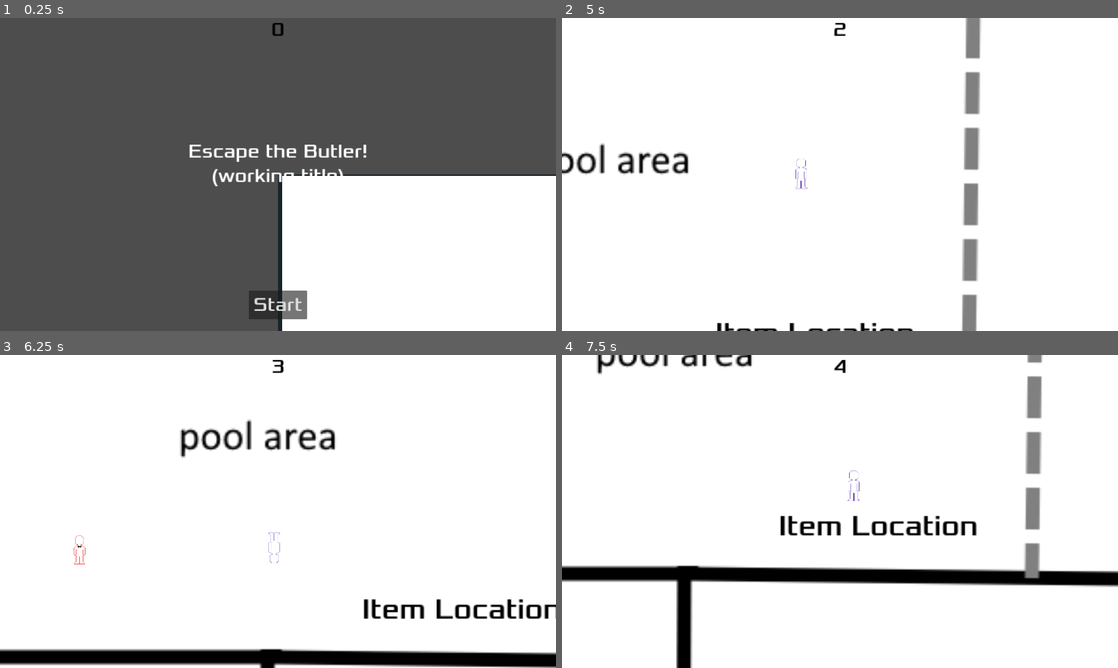
Above: before the commit, frames 1-4 (two rows, left to right).
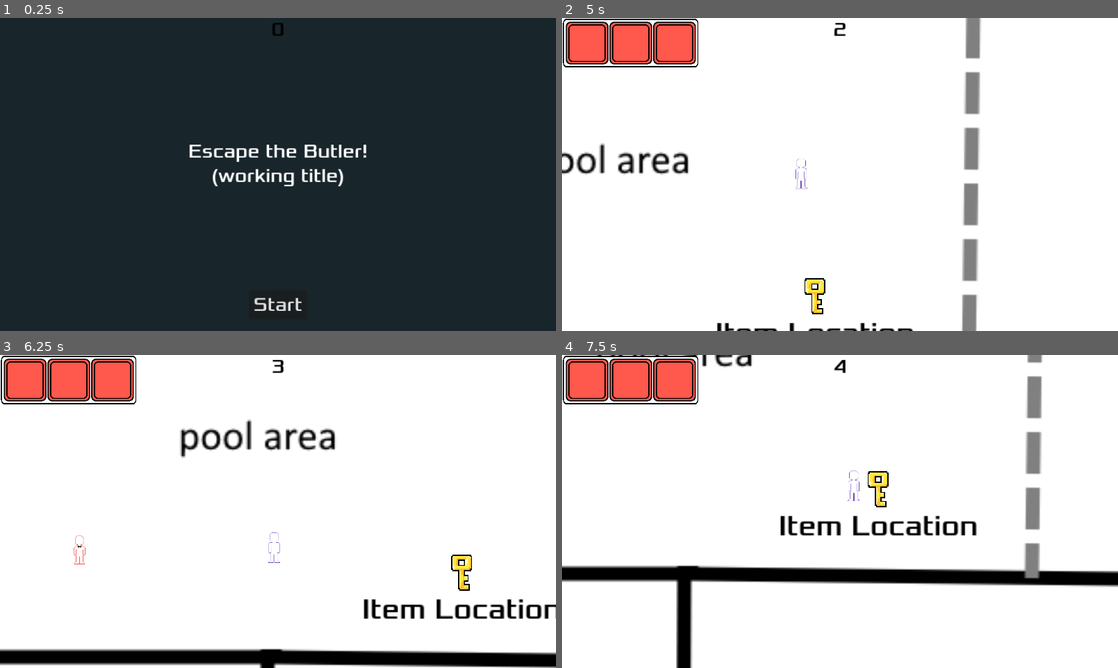
Above: after the commit, the same moments.

Repository: aidanln/1501-final-project
Game: Godot game, scene res://main.tscn
Same seed, same stepped clock (60 frames per second), same inputs: the game is played once before the commit and once after it.
Inputs:
- Up to frame 1 (0.25 s): no input
- Up to frame 2 (5 s): click "Start" at 0.5 s; hold Right (move_right) 1.28-2.03 s; hold Down (move_down) 2.03-2.78 s; hold Right (move_right) 2.78-3.53 s; hold Up (move_up) 3.53-4.28 s; hold Left (move_left) from 4.28 s (still down)
- Up to frame 3 (6.25 s): release Left (move_left) at 5.78 s; hold Down (move_down) from 5.78 s (still down)
- Up to frame 4 (7.5 s): release Down (move_down) at 6.53 s; hold Right (move_right) 6.53-7.28 s; hold Up (move_up) from 7.28 s (still down)

The runs differ from the first frame. In frame 1, 98% of the frame differs, in the area x 0-100%, y 0-100%; in frame 2, 3.7%; in frame 3, 3.8%; in frame 4, 3.8%.

Commit message:
Item pickup and Inventory has been fully set up!

Diff:
--- /dev/null
+++ b/godotExample/inventory/inventory.gd
@@ -0,0 +1,14 @@
+extends Resource
+
+class_name Inventory
+
+@export var inventory: Array
+
+signal updated
+
+func add(item) :
+    for i in range(inventory.size()):
+        if !inventory[i]:
+            inventory[i] = item
+            break
+    updated.emit()
--- /dev/null
+++ b/godotExample/inventory/inventory.tscn
@@ -0,0 +1,41 @@
+[gd_scene load_steps=4 format=3 uid="uid://nh1janlcs8v1"]
+
+[ext_resource type="Texture2D" uid="uid://cp1jya0it1jd1" path="res://art/inventory back.png" id="1_2lyir"]
+[ext_resource type="Script" path="res://inventory/inventory_gui.gd" id="1_vhtt8"]
+[ext_resource type="PackedScene" uid="uid://dtmag3fmcueg" path="res://inventory/inventory_slot.tscn" id="2_vytgd"]
+
+[node name="Control" type="Control"]
+layout_mode = 3
+anchors_preset = 0
+offset_right = 40.0
+offset_bottom = 40.0
+script = ExtResource("1_vhtt8")
+
+[node name="NinePatchRect" type="NinePatchRect" parent="."]
+layout_mode = 0
+offset_left = 1.0
+offset_top = -3.0
+offset_right = 474.0
+offset_bottom = 176.0
+texture = ExtResource("1_2lyir")
+
+[node name="GridContainer" type="GridContainer" parent="NinePatchRect"]
+layout_mode = 1
+anchors_preset = 4
+anchor_top = 0.5
+anchor_bottom = 0.5
+offset_left = 13.0
+offset_top = -73.5
+offset_right = 465.0
+offset_bottom = 74.5
+grow_vertical = 2
+columns = 3
+
+[node name="Panel" parent="NinePatchRect/GridContainer" instance=ExtResource("2_vytgd")]
+layout_mode = 2
+
+[node name="Panel2" parent="NinePatchRect/GridContainer" instance=ExtResource("2_vytgd")]
+layout_mode = 2
+
+[node name="Panel3" parent="NinePatchRect/GridContainer" instance=ExtResource("2_vytgd")]
+layout_mode = 2
--- /dev/null
+++ b/godotExample/inventory/inventoryItem.gd
@@ -0,0 +1,6 @@
+extends Resource
+
+class_name InventoryItem
+
+@export var name: String = ""
+@export var texture: Texture2D
--- /dev/null
+++ b/godotExample/inventory/inventory_gui.gd
@@ -0,0 +1,12 @@
+extends Control
+
+@onready var inventory: Inventory = preload("res://inventory/playerinventory.tres")
+@onready var inventorySlots: Array = $NinePatchRect/GridContainer.get_children()
+
+func update() :
+	for i in range(min(inventory.inventory.size(), inventorySlots.size())) :
+		inventorySlots[i].update(inventory.inventory[i])
+
+func _ready():
+	inventory.updated.connect(update)
+	update()
--- /dev/null
+++ b/godotExample/inventory/inventory_slot.gd
@@ -0,0 +1,11 @@
+extends Panel
+
+@onready var slotSprite: Sprite2D = $Slot
+@onready var itemSprite: Sprite2D = $CenterContainer/Panel/Item
+
+func update(item: InventoryItem) :
+	if !item:
+		itemSprite.visible = false
+	else:
+		itemSprite.visible = true
+		itemSprite.texture = item.texture
--- /dev/null
+++ b/godotExample/inventory/inventory_slot.tscn
@@ -0,0 +1,33 @@
+[gd_scene load_steps=3 format=3 uid="uid://dtmag3fmcueg"]
+
+[ext_resource type="Script" path="res://inventory/inventory_slot.gd" id="1_fch0x"]
+[ext_resource type="Texture2D" uid="uid://cdecerdjjfidh" path="res://art/inventory slot.png" id="2_xruxs"]
+
+[node name="Panel" type="Panel"]
+self_modulate = Color(1, 1, 1, 0)
+custom_minimum_size = Vector2(147, 148)
+offset_left = 1.0
+offset_top = 1.0
+offset_right = 148.0
+offset_bottom = 149.0
+script = ExtResource("1_fch0x")
+
+[node name="Slot" type="Sprite2D" parent="."]
+position = Vector2(-0.737705, -0.737705)
+scale = Vector2(0.852459, 0.852459)
+texture = ExtResource("2_xruxs")
+centered = false
+offset = Vector2(-5, -5)
+
+[node name="CenterContainer" type="CenterContainer" parent="."]
+layout_mode = 0
+offset_left = 12.0
+offset_top = 13.0
+offset_right = 133.0
+offset_bottom = 137.0
+
+[node name="Panel" type="Panel" parent="CenterContainer"]
+layout_mode = 2
+
+[node name="Item" type="Sprite2D" parent="CenterContainer/Panel"]
+scale = Vector2(0.1, 0.1)
--- /dev/null
+++ b/godotExample/inventory/key.tres
@@ -0,0 +1,9 @@
+[gd_resource type="Resource" script_class="InventoryItem" load_steps=3 format=3 uid="uid://d322kgdwurswp"]
+
+[ext_resource type="Script" path="res://inventory/inventoryItem.gd" id="1_hptxh"]
+[ext_resource type="Texture2D" uid="uid://ba7mbjwk17v8f" path="res://art/c0274e0785c3672-4153522425.png" id="2_uj0g6"]
+
+[resource]
+script = ExtResource("1_hptxh")
+name = "Key"
+texture = ExtResource("2_uj0g6")
--- /dev/null
+++ b/godotExample/inventory/playerinventory.tres
@@ -0,0 +1,7 @@
+[gd_resource type="Resource" script_class="Inventory" load_steps=2 format=3 uid="uid://7oogkor15a0y"]
+
+[ext_resource type="Script" path="res://inventory/inventory.gd" id="2_jydc0"]
+
+[resource]
+script = ExtResource("2_jydc0")
+inventory = [null, null, null]
--- /dev/null
+++ b/godotExample/item.gd
@@ -0,0 +1,13 @@
+extends Area2D
+@export var itemResource: InventoryItem
+# Called when the node enters the scene tree for the first time.
+func _ready():
+	pass # Replace with function body.
+
+
+# Called every frame. 'delta' is the elapsed time since the previous frame.
+func _process(delta):
+	pass
+
+#func _on_area_entered(area:Area2D):
+	queue_free()
--- /dev/null
+++ b/godotExample/item.tscn
@@ -0,0 +1,30 @@
+[gd_scene load_steps=5 format=3 uid="uid://gmb3xi68m7nj"]
+
+[ext_resource type="Script" path="res://item.gd" id="1_2hw5b"]
+[ext_resource type="Script" path="res://inventory/inventoryItem.gd" id="2_4jgwe"]
+
+[sub_resource type="Resource" id="Resource_rcusb"]
+script = ExtResource("2_4jgwe")
+name = ""
+
+[sub_resource type="RectangleShape2D" id="RectangleShape2D_04cqo"]
+resource_local_to_scene = true
+size = Vector2(49, 81.1196)
+
+[node name="Item" type="Area2D"]
+collision_layer = 2
+script = ExtResource("1_2hw5b")
+itemResource = SubResource("Resource_rcusb")
+
+[node name="Key" type="Sprite2D" parent="."]
+z_index = 1
+position = Vector2(1.24999, 2.37498)
+scale = Vector2(0.0730574, 0.0800253)
+
+[node name="KeyHitbox" type="CollisionShape2D" parent="."]
+z_index = 1
+position = Vector2(1.24999, 2.37498)
+scale = Vector2(1, 1.054)
+shape = SubResource("RectangleShape2D_04cqo")
+
+[connection signal="area_entered" from="." to="." method="_on_area_entered"]
--- /dev/null
+++ b/godotExample/key.gd
@@ -0,0 +1,18 @@
+extends Area2D
+
+@onready var animation = $AnimationPlayer
+@export var itemResource: InventoryItem
+
+func _ready():
+	pass
+
+# Called every frame. 'delta' is the elapsed time since the previous frame.
+func _process(delta):
+	pass
+
+func _on_area_entered(area:Area2D):
+	animation.play("rotate")
+	await animation.animation_finished
+	var playerInventory = area.get_parent().get_inventory()
+	playerInventory.add(itemResource)
+	queue_free()
--- /dev/null
+++ b/godotExample/key.tscn
@@ -0,0 +1,63 @@
+[gd_scene load_steps=9 format=3 uid="uid://dbv5xw33fhslv"]
+
+[ext_resource type="PackedScene" uid="uid://gmb3xi68m7nj" path="res://item.tscn" id="1_ca62t"]
+[ext_resource type="Script" path="res://key.gd" id="2_def88"]
+[ext_resource type="Texture2D" uid="uid://ba7mbjwk17v8f" path="res://art/c0274e0785c3672-4153522425.png" id="2_puldb"]
+[ext_resource type="Resource" uid="uid://d322kgdwurswp" path="res://inventory/key.tres" id="3_rylyd"]
+
+[sub_resource type="RectangleShape2D" id="RectangleShape2D_dvdtm"]
+resource_local_to_scene = true
+size = Vector2(49, 81.1196)
+
+[sub_resource type="Animation" id="Animation_lifil"]
+length = 0.001
+tracks/0/type = "value"
+tracks/0/imported = false
+tracks/0/enabled = true
+tracks/0/path = NodePath("Key:rotation")
+tracks/0/interp = 1
+tracks/0/loop_wrap = true
+tracks/0/keys = {
+"times": PackedFloat32Array(0),
+"transitions": PackedFloat32Array(1),
+"update": 0,
+"values": [6.28319]
+}
+
+[sub_resource type="Animation" id="Animation_j3i7e"]
+resource_name = "rotate"
+length = 0.5
+tracks/0/type = "value"
+tracks/0/imported = false
+tracks/0/enabled = true
+tracks/0/path = NodePath("Key:rotation")
+tracks/0/interp = 1
+tracks/0/loop_wrap = true
+tracks/0/keys = {
+"times": PackedFloat32Array(0, 0.5),
+"transitions": PackedFloat32Array(1, 1),
+"update": 0,
+"values": [0.0, 6.28319]
+}
+
+[sub_resource type="AnimationLibrary" id="AnimationLibrary_67ued"]
+_data = {
+"RESET": SubResource("Animation_lifil"),
+"rotate": SubResource("Animation_j3i7e")
+}
+
+[node name="Key" instance=ExtResource("1_ca62t")]
+script = ExtResource("2_def88")
+itemResource = ExtResource("3_rylyd")
+
+[node name="Key" parent="." index="0"]
+rotation = 6.28319
+texture = ExtResource("2_puldb")
+
+[node name="KeyHitbox" parent="." index="1"]
+shape = SubResource("RectangleShape2D_dvdtm")
+
+[node name="AnimationPlayer" type="AnimationPlayer" parent="." index="2"]
+libraries = {
+"": SubResource("AnimationLibrary_67ued")
+}
--- a/godotExample/main.gd
+++ b/godotExample/main.gd
@@ -10,10 +10,16 @@
 	$HUD.update_score(score)
 	$HUD.show_message("Get Ready")
 	$Music.play()
+	$PlayArea.show()
+	$Path2D.set_process(true)
+	$CanvasLayer.show()
+
 
 # Called when the node enters the scene tree for the first time.
 func _ready():
-	pass # temporary
+	$PlayArea.hide()
+	$Path2D.set_process(false)
+	$CanvasLayer.hide()
 
 # Called every frame. 'delta' is the elapsed time since the previous frame.
 func _process(delta):
@@ -25,6 +31,9 @@
 	$HUD.show_game_over()
 	$Music.stop()
 	$DeathSound.play()
+	$PlayArea.hide()
+	$Path2D.set_process(false)
+	$CanvasLayer.hide()
 
 func _on_score_timer_timeout():
 	score += 1
--- a/godotExample/main.tscn
+++ b/godotExample/main.tscn
@@ -1,12 +1,14 @@
-[gd_scene load_steps=9 format=3 uid="uid://124rp1mj0ued"]
+[gd_scene load_steps=11 format=3 uid="uid://124rp1mj0ued"]
 
-[ext_resource type="Script" path="res://main.gd" id="1_5d0xc"]
+[ext_resource type="Script" path="res://main.gd" id="1_8okua"]
 [ext_resource type="PackedScene" uid="uid://cmw085wbs6130" path="res://player.tscn" id="2_gnskr"]
 [ext_resource type="PackedScene" uid="uid://15uvohd5ikfa" path="res://mob.tscn" id="2_pgsrf"]
 [ext_resource type="PackedScene" uid="uid://bomnm0yy52msj" path="res://hud.tscn" id="4_32njb"]
 [ext_resource type="AudioStream" uid="uid://bounqmxeq50ie" path="res://art/In The Air.mp3" id="5_5u34r"]
 [ext_resource type="AudioStream" uid="uid://b448byoye7ea2" path="res://art/gameover.wav" id="5_683rp"]
 [ext_resource type="PackedScene" uid="uid://d31yavvesmwla" path="res://play_area.tscn" id="7_j8e16"]
+[ext_resource type="PackedScene" uid="uid://dbv5xw33fhslv" path="res://key.tscn" id="8_4k2ba"]
+[ext_resource type="PackedScene" uid="uid://nh1janlcs8v1" path="res://inventory/inventory.tscn" id="9_q5aph"]
 
 [sub_resource type="Curve2D" id="Curve2D_fgtdf"]
 _data = {
@@ -61,7 +63,19 @@
 [node name="Mob" parent="Path2D/PathFollow2D" instance=ExtResource("2_pgsrf")]
 z_index = 2
 
-[connection signal="hit" from="Player" to="." method="game_over"]
+[node name="Key" parent="." instance=ExtResource("8_4k2ba")]
+position = Vector2(1660, 4142)
+
+[node name="Key2" parent="." instance=ExtResource("8_4k2ba")]
+position = Vector2(6097, 780)
+
+[node name="Key3" parent="." instance=ExtResource("8_4k2ba")]
+position = Vector2(1730, 1228)
+
+[node name="CanvasLayer" type="CanvasLayer" parent="."]
+
+[node name="Control" parent="CanvasLayer" instance=ExtResource("9_q5aph")]
+
 [connection signal="timeout" from="ScoreTimer" to="." method="_on_score_timer_timeout"]
 [connection signal="timeout" from="StartTimer" to="." method="_on_start_timer_timeout"]
 [connection signal="start_game" from="HUD" to="." method="new_game"]
--- a/godotExample/player.gd
+++ b/godotExample/player.gd
@@ -3,12 +3,12 @@
 signal hit
 
 @export var speed = 500 # player speed (pixels/sec)
-var screen_size # size of the game window
-
+@export var inventory: Inventory
 # Called when the node enters the scene tree for the first time.
 func _ready():
-	screen_size = get_viewport_rect().size
 	hide()
+	print(inventory)
+	print(inventory.inventory.size())
 
 
 # Called every frame. 'delta' is the elapsed time since the previous frame.
@@ -29,15 +29,15 @@
 
 	if velocity.x != 0:
 		$AnimatedSprite2D.animation = "walk"
-		$AnimatedSprite2D.flip_v = false
-		# See the note below about boolean assignment.
 		$AnimatedSprite2D.flip_h = velocity.x < 0
 	elif velocity.y != 0:
 		$AnimatedSprite2D.animation = "walk"
-		$AnimatedSprite2D.flip_v = velocity.y > 0
 
 
 func start(pos):
 	position = pos
 	show()
 	$CollisionShape2D.disabled = false
+
+func get_inventory() :
+	return inventory
--- a/godotExample/player.tscn
+++ b/godotExample/player.tscn
@@ -1,7 +1,8 @@
-[gd_scene load_steps=5 format=3 uid="uid://cmw085wbs6130"]
+[gd_scene load_steps=7 format=3 uid="uid://cmw085wbs6130"]
 
 [ext_resource type="Script" path="res://player.gd" id="1_60gqt"]
 [ext_resource type="Texture2D" uid="uid://caek78jyd7k3e" path="res://art/guy_rough.png" id="2_cv5dc"]
+[ext_resource type="Resource" uid="uid://7oogkor15a0y" path="res://inventory/playerinventory.tres" id="2_qas6k"]
 
 [sub_resource type="SpriteFrames" id="SpriteFrames_e52j1"]
 animations = [{
@@ -26,11 +27,17 @@
 radius = 54.0
 height = 148.0
 
+[sub_resource type="CapsuleShape2D" id="CapsuleShape2D_665m7"]
+radius = 54.0
+height = 148.0
+
 [node name="Player" type="CharacterBody2D"]
 z_index = 1
 y_sort_enabled = true
+position = Vector2(936, 534)
 collision_mask = 2
 script = ExtResource("1_60gqt")
+inventory = ExtResource("2_qas6k")
 metadata/_edit_group_ = true
 
 [node name="AnimatedSprite2D" type="AnimatedSprite2D" parent="."]
@@ -46,3 +53,11 @@
 [node name="Camera2D" type="Camera2D" parent="."]
 zoom = Vector2(1.5, 1.5)
 position_smoothing_enabled = true
+
+[node name="Area2D" type="Area2D" parent="."]
+
+[node name="CollisionShape2D" type="CollisionShape2D" parent="Area2D"]
+scale = Vector2(0.5, 0.5)
+shape = SubResource("CapsuleShape2D_665m7")
+
+[connection signal="area_entered" from="Area2D" to="." method="_on_area_2d_area_entered"]
--- a/godotExample/project.godot
+++ b/godotExample/project.godot
@@ -10,7 +10,7 @@
 
 [application]
 
-config/name="VsCode and Git testing"
+config/name="COMP 1501 Final Project"
 run/main_scene="res://main.tscn"
 config/features=PackedStringArray("4.2", "Forward Plus")
 config/icon="res://icon.svg"
@@ -58,3 +58,9 @@
 , Object(InputEventJoypadButton,"resource_local_to_scene":false,"resource_name":"","device":-1,"button_index":0,"pressure":0.0,"pressed":false,"script":null)
 ]
 }
+
+[layer_names]
+
+2d_physics/layer_1="Player"
+2d_physics/layer_2="World"
+2d_physics/layer_3="Item"
Binary file added: godotExample/art/c0274e0785c3672-4153522425.png
Not shown, added: godotExample/art/c0274e0785c3672-4153522425.png.import
Binary file added: godotExample/art/inventory back.png
Not shown, added: godotExample/art/inventory back.png.import
Binary file added: godotExample/art/inventory slot.png
Not shown, added: godotExample/art/inventory slot.png.import
Not shown: 1 places in godotExample/main.tscn that only renumber resources
